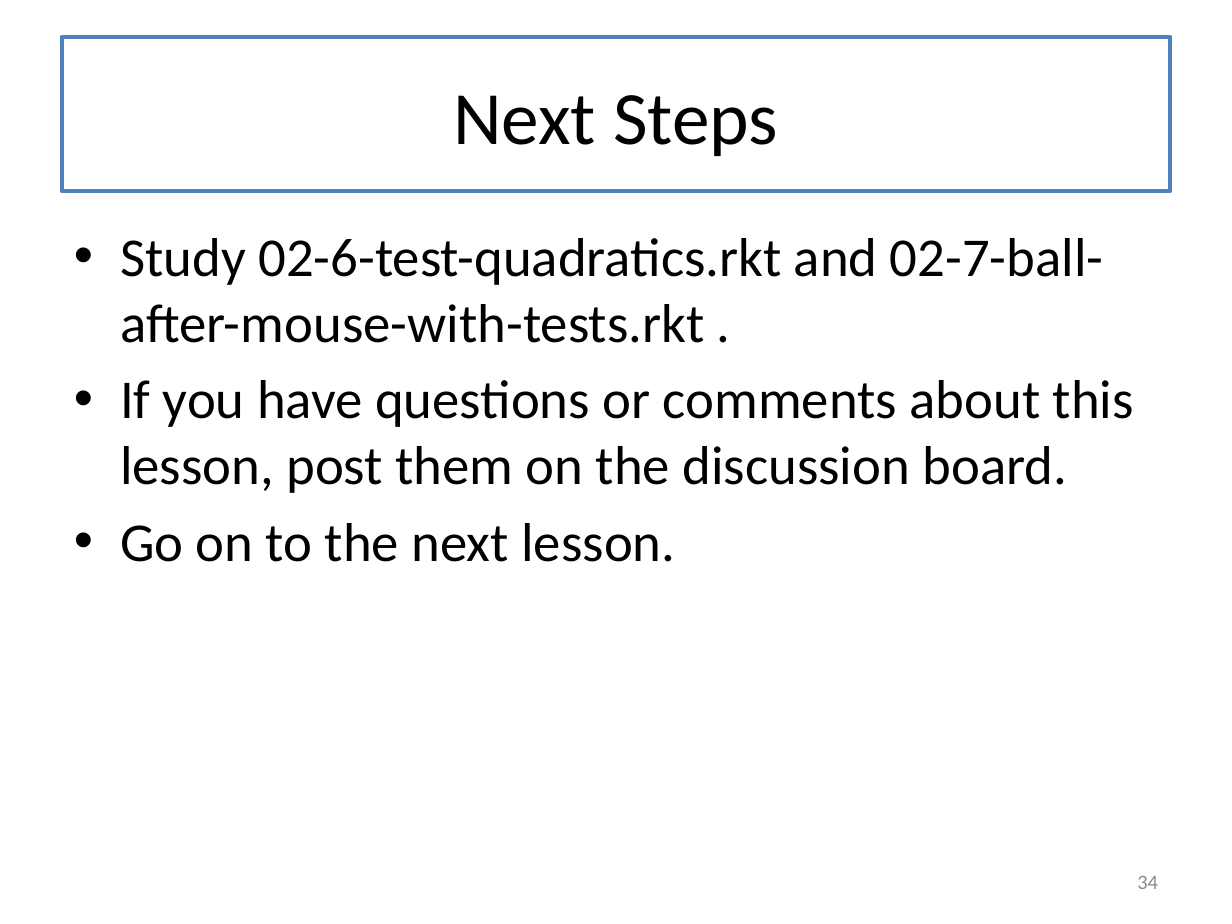
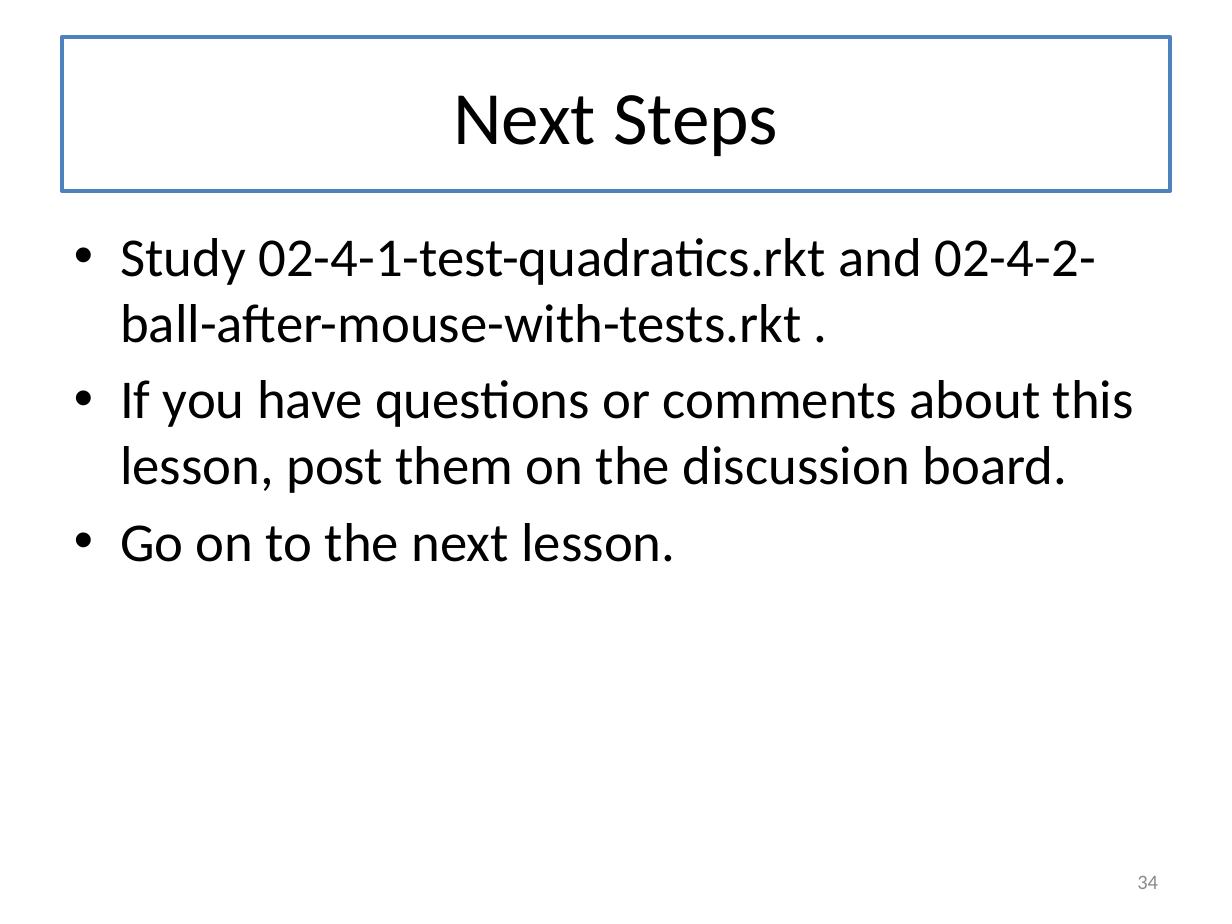
Before and after one commit to mwand/cs5010f17, a slide deck: slide 34 of Slides/Lesson 2.4 Testing.pptx. Drawn at 1232x924 pixels with LibreOffice and Linux fonts; fonts in the diff are those of the drawing. Boxes give left, top, right and bottom in pixels: in the first picture for what was removed or moved away, otherwise in the second. Text is boxed around its words. In the diff, an @@ line names an element or a change of style, - is before the commit and + after.

```diff
--- a/Slides/Lesson 2.4 Testing.pptx
+++ b/Slides/Lesson 2.4 Testing.pptx
@@ text at box(120, 238, 1095, 343): text changed @@
-• Study 02-6-test-quadratics.rkt and 02-7-ball-after-mouse-with-tests.rkt .
+• Study 02-4-1-test-quadratics.rkt and 02-4-2-ball-after-mouse-with-tests.rkt .
```
Also in this commit, not shown: 14 other slides changed, 7 other files.
